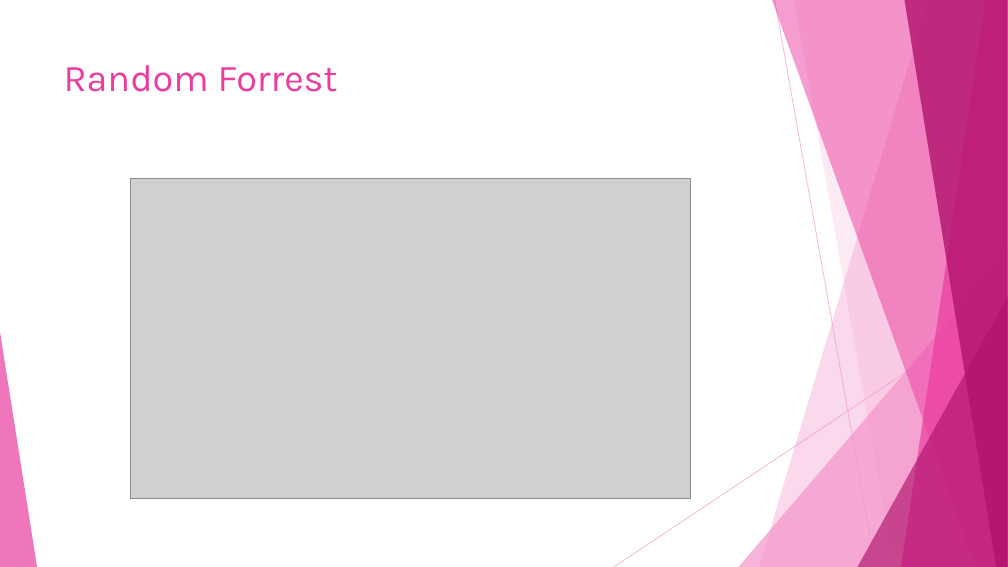
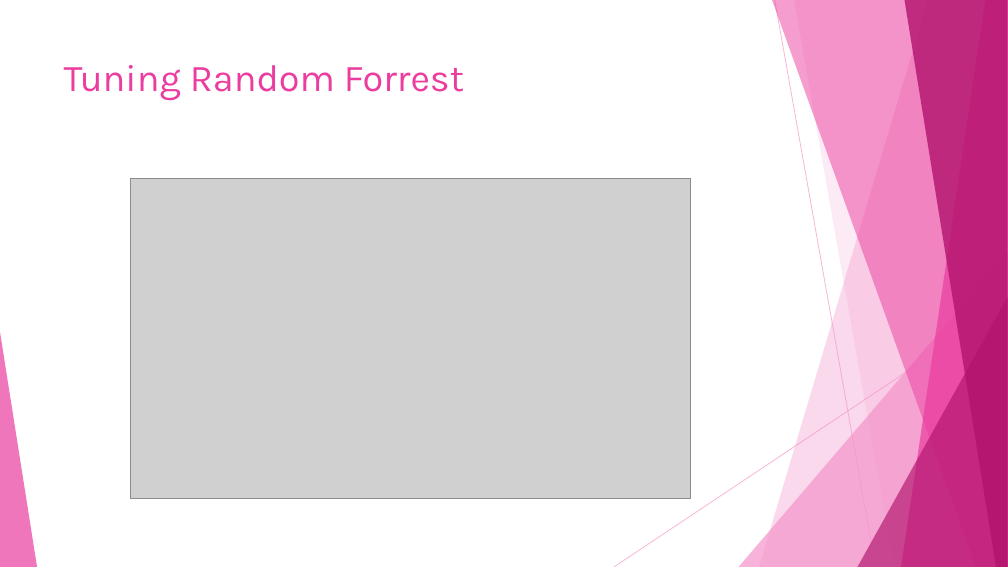
Before and after one commit to dlaposata/Breast_Cancer_Analysis, a slide deck: slide 9 of austins_temp_powerpoint.pptx (slide 5 before the commit). Drawn at 1008x567 pixels with LibreOffice and Linux fonts; fonts in the diff are those of the drawing; grey boxes stand for pictures. Boxes give left, top, right and bottom in pixels: in the first picture for what was removed or moved away, otherwise in the second. Text is boxed around its words. In the diff, an @@ line names an element or a change of style, - is before the commit and + after.

```diff
--- a/austins_temp_powerpoint.pptx
+++ b/austins_temp_powerpoint.pptx
@@ title at (64, 65, 464, 101): text changed @@
-Random Forrest
+Tuning Random Forrest
```
Also in this commit, not shown: 2 other slides changed, 9 slides added, 2 slides removed, 1 other file.
